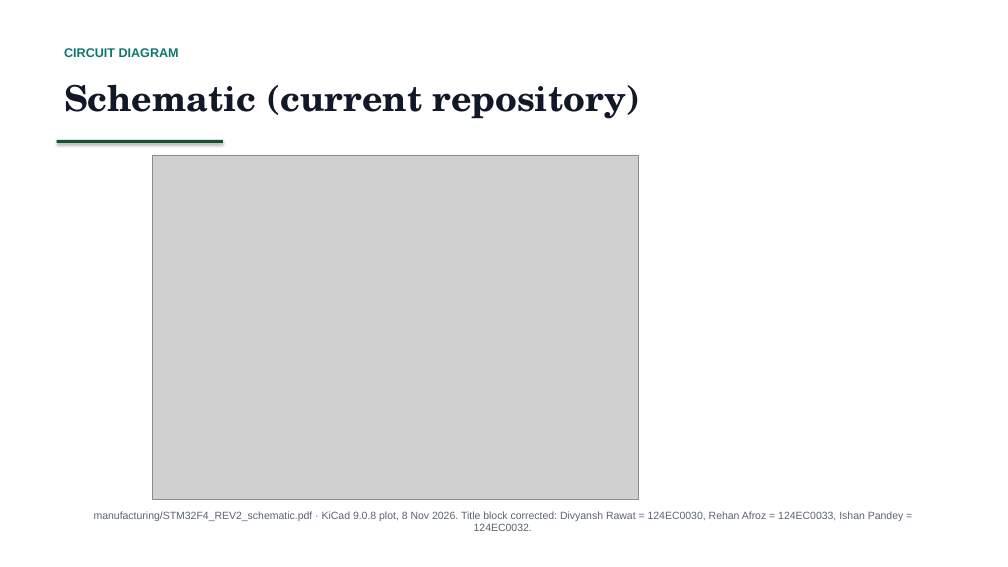
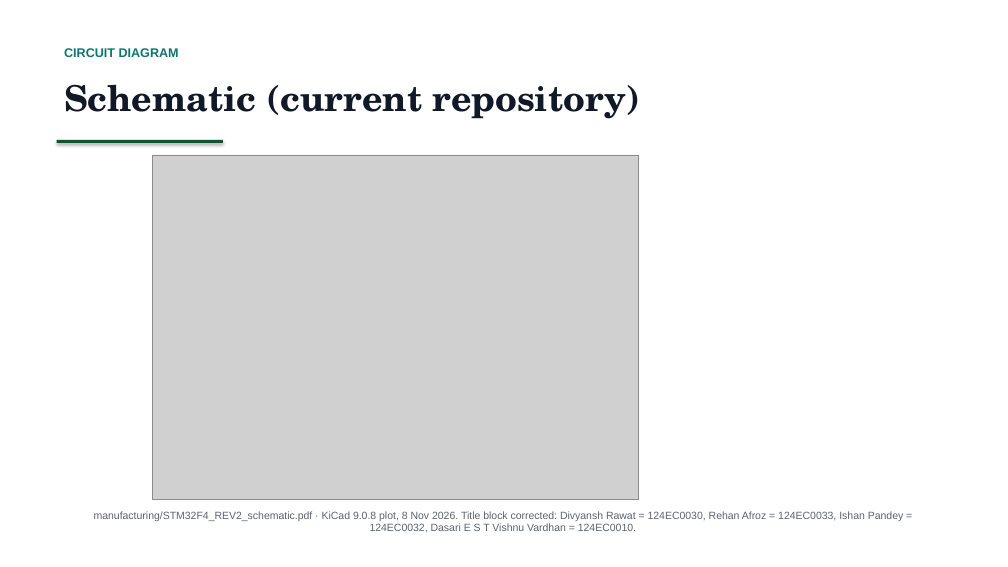
Before and after one commit to DsThakurRawat/PCB-AND-CHIP-DESIGN-WITH-AIML, a slide deck: slide 5 of EMP_PROJECT/STM32F4 4-Layer Development Board/EMP_STM32F4_4Layer_Presentation.pptx. Drawn at 1008x567 pixels with LibreOffice and Linux fonts; fonts in the diff are those of the drawing; grey boxes stand for pictures. Boxes give left, top, right and bottom in pixels: in the first picture for what was removed or moved away, otherwise in the second. Text is boxed around its words. In the diff, an @@ line names an element or a change of style, - is before the commit and + after.

```diff
--- a/EMP_PROJECT/STM32F4 4-Layer Development Board/EMP_STM32F4_4Layer_Presentation.pptx
+++ b/EMP_PROJECT/STM32F4 4-Layer Development Board/EMP_STM32F4_4Layer_Presentation.pptx
@@ text at (94, 511, 904, 532): text changed @@
-manufacturing/STM32F4_REV2_schematic.pdf · KiCad 9.0.8 plot, 8 Nov 2026. Title block corrected: Divyansh Rawat = 124EC0030, Rehan Afroz = 124EC0033, Ishan Pandey = 124EC0032.
+manufacturing/STM32F4_REV2_schematic.pdf · KiCad 9.0.8 plot, 8 Nov 2026. Title block corrected: Divyansh Rawat = 124EC0030, Rehan Afroz = 124EC0033, Ishan Pandey = 124EC0032, Dasari E S T Vishnu Vardhan = 124EC0010.
```
Also in this commit, not shown: 12 other files.
